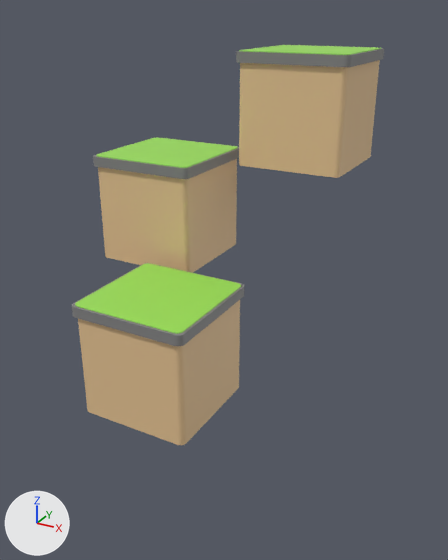
One commit to the glTF model static/blenderFiles/world.glb: the scene before it, then after it.
One viewpoint serves both versions: a 50 mm camera at (27.3, -48.9, 14.1) aimed at (-1.2, 3.0, -11.9). Lighting does not change. The marker at lower left points along +X, +Y and +Z. Where no turn or scale is listed for an object, it has been applied to the vertices.

Objects in the first picture: 'platform', 'platform.001', 'platform.002'.
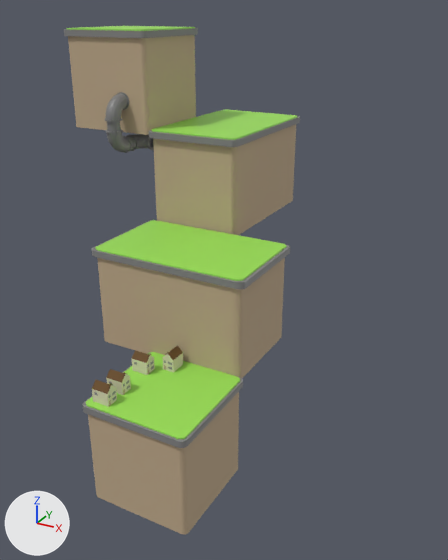
Where the change shows, as pixel boxes (x1, y1, x2, y2) in the pictures (448 x 560 px):
'platform', recoloured, moved (beige to green)
    before: (72, 263, 244, 445)
    after: (82, 352, 243, 535)
'platform.001', recoloured, moved, rescaled (35% wider, 16% taller)
    before: (93, 137, 239, 273)
    after: (92, 220, 290, 378)
'platform.002', recoloured, moved, rescaled
    before: (236, 45, 384, 178)
    after: (148, 110, 300, 235)
'platform.003', added
    after: (64, 26, 198, 135)
'pipeBend.001', added
    after: (105, 121, 132, 153)
'house', now drawn
    after: (92, 380, 117, 407)
'pipeBend', added
    after: (105, 92, 129, 122)
'house.002', now drawn
    after: (132, 350, 155, 375)
'house.001', now drawn
    after: (106, 369, 131, 395)
'house.003', now drawn
    after: (162, 346, 183, 372)
'pipeBend.002', added
    after: (127, 134, 154, 151)

The change, as a list of edits to the scene's bpy script:
```text
Change mat_brown:
    mat_brown.base_color: (0.8, 0.555, 0.297) -> (0.523, 0.399, 0.258)  # beige #e7c494 -> beige #bfa98b
Add mat_darkgrey:
    mat_darkgrey = principled_material('darkGrey')
    mat_darkgrey.base_color = (0.211, 0.211, 0.211)  # grey #7f7f7f
Add me_torus_008:
    me_torus_008.from_pydata(...)  # 464 vertices, 892 faces; spans x -2.47..0.16, y -1.69..2.47, z -0.9..0.9
    me_torus_008.materials.append(mat_darkgrey)  # grey #7f7f7f
Add me_torus_007:
    me_torus_007.from_pydata(...)  # 464 vertices, 892 faces; spans x -0.9..0.9, y -2.47..0.16, z -2.47..1.69
    me_torus_007.materials.append(mat_darkgrey)  # grey #7f7f7f
Add me_torus_005:
    me_torus_005.from_pydata(...)  # 464 vertices, 892 faces; spans x -0.9..0.9, y -2.47..1.69, z -0.16..2.47
    me_torus_005.materials.append(mat_darkgrey)  # grey #7f7f7f
Add me_cube_005:
    me_cube_005.from_pydata(...)  # 144 vertices, 276 faces; spans x -5.27..5.27, y -5.27..5.27, z -9.68..0.54
    # faces by material slot: [92, 92, 92]
    me_cube_005.materials.append(mat_grey)  # grey #858585
    me_cube_005.materials.append(mat_brown)  # beige #bfa98b
    me_cube_005.materials.append(mat_green)  # green #9ce057
Change ob_platform:
    ob_platform.location: (0.2, -10.5, -8.2) -> (0.2, -10.5, -17.6)
Change ob_platform_001:
    ob_platform_001.location: (-6.3, 1.1, 0.9) -> (-3.0, -0.5, -7.9)
    ob_platform_001.scale: (1.0, 1.0, 1.0) -> (1.6, 1.0, 1.0)
Change ob_platform_002:
    ob_platform_002.location: (5.3, 7.7, 10.1) -> (-6.1, 13.0, 1.9)
    ob_platform_002.scale: (1.0, 1.0, 1.0) -> (1.0, 1.6, 1.0)
Add ob_pipebend_002:
    ob_pipebend_002 = bpy.data.objects.new('pipeBend.002', me_torus_008)
    ob_pipebend_002.location = (-12.7, 5.9, 0.6)
Add ob_pipebend_001:
    ob_pipebend_001 = bpy.data.objects.new('pipeBend.001', me_torus_007)
    ob_pipebend_001.location = (-14.3, 4.6, 2.2)
Add ob_pipebend:
    ob_pipebend = bpy.data.objects.new('pipeBend', me_torus_005)
    ob_pipebend.location = (-14.3, 4.6, 3.5)
Add ob_platform_003:
    ob_platform_003 = bpy.data.objects.new('platform.003', me_cube_005)
    ob_platform_003.location = (-16.2, 9.7, 11.6)
```
